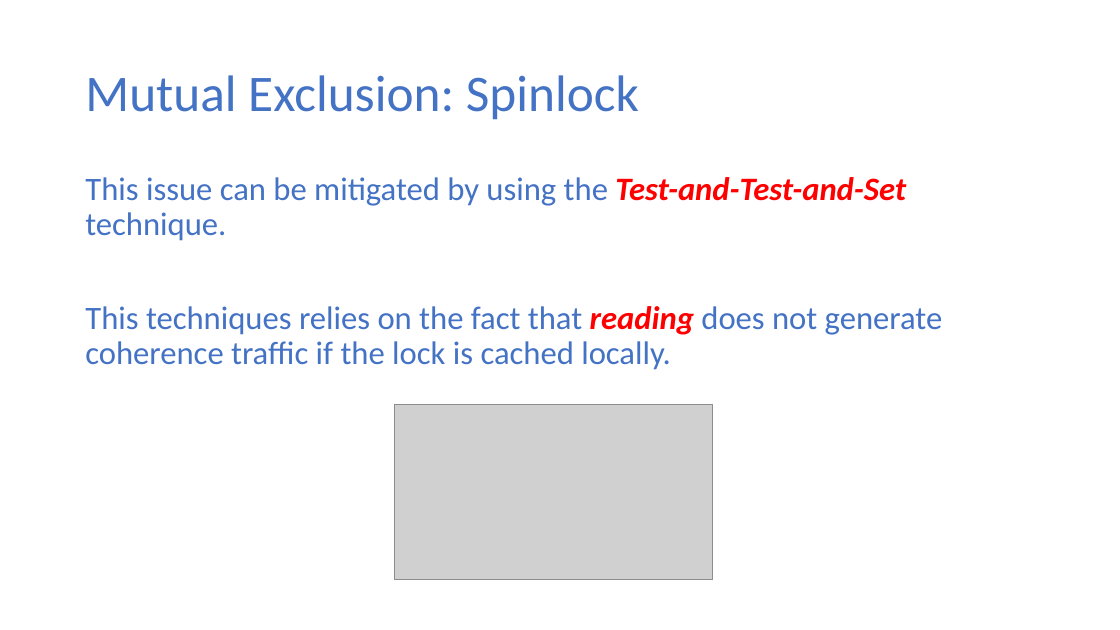
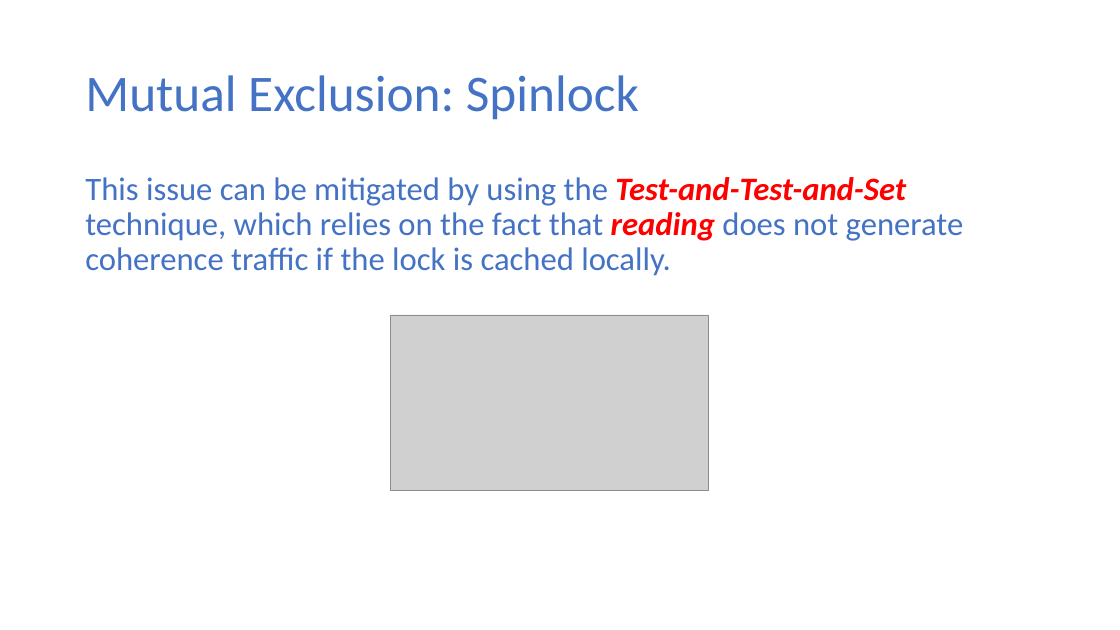
Before and after one commit to ekkapotc/PC, a slide deck: slide 30 of Slides/Lecture 3.pptx. Drawn at 1120x630 pixels with LibreOffice and Linux fonts; fonts in the diff are those of the drawing; grey boxes stand for pictures. Boxes give left, top, right and bottom in pixels: in the first picture for what was removed or moved away, otherwise in the second. Text is boxed around its words. In the diff, an @@ line names an element or a change of style, - is before the commit and + after.

```diff
--- a/Slides/Lecture 3.pptx
+++ b/Slides/Lecture 3.pptx
@@ text at <box>85,177,964,276</box>: text changed @@
-This issue can be mitigated by using the Test-and-Test-and-Set technique.
-This techniques relies on the fact that reading does not generate coherence traffic if the lock is cached locally.
+This issue can be mitigated by using the Test-and-Test-and-Set technique, which relies on the fact that reading does not generate coherence traffic if the lock is cached locally.
@@ picture: place and size @@
-picture at <box>395,405,713,581</box>
+picture at <box>391,315,709,491</box>
```
Also in this commit, not shown: 1 other slide changed, 1 other file.
